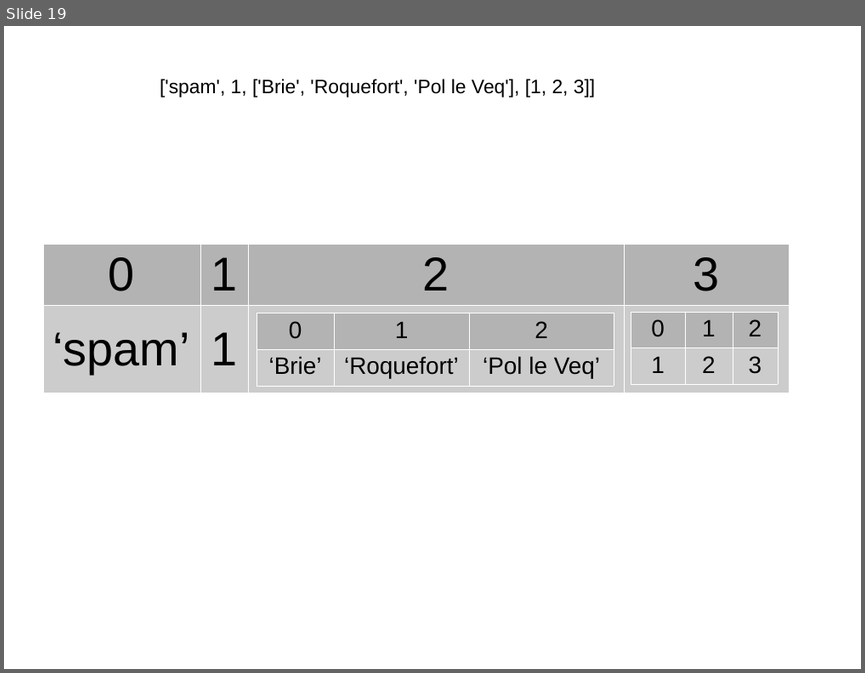
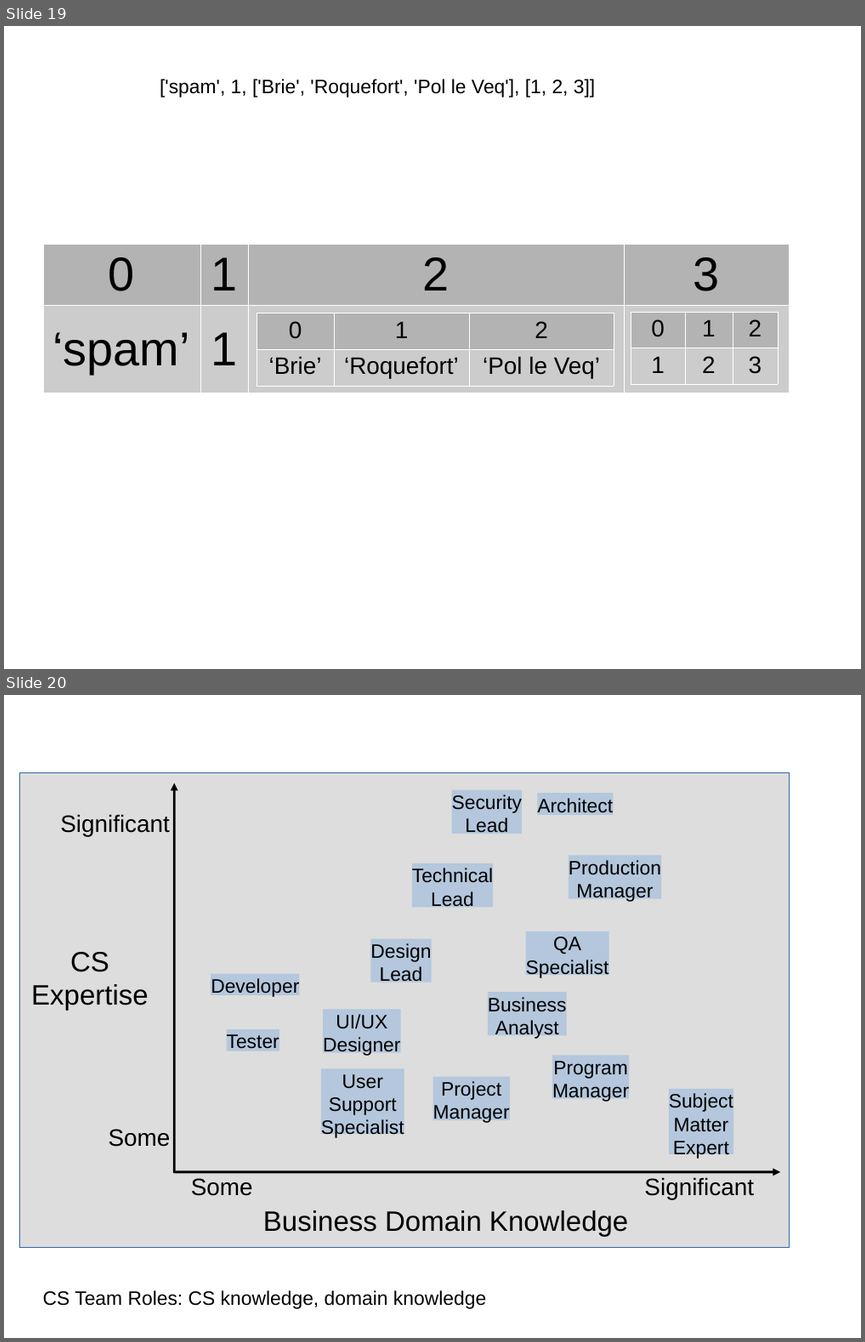
Before and after one commit to DaveRead/python-intro-book, a slide deck: figs2/PythonBookImages.odp. Shown one above the other, each under a label of ours: slide 19 before the commit, slides 19 and 20 after it. The pictures are 865x673 and 865x1342 pixels, drawn with LibreOffice and Linux fonts; fonts in the diff are those of the drawing. Boxes give left, top, right and bottom in pixels: in the first picture for what was removed or moved away, otherwise in the second. Text is boxed around its words. In the diff, an @@ line names an element or a change of style, - is before the commit and + after.

```diff
--- a/figs2/PythonBookImages.odp
+++ b/figs2/PythonBookImages.odp
@@ slide 20 added at box(4, 695, 861, 1338), background #FFFFFF @@
@@ rectangle added at box(19, 772, 789, 1247), fill #DDDDDD, outline #3465A4 0 pt @@
@@ arrow added from (174, 1173) to (174, 783), #000000 2.3 pt @@
@@ rectangle added at box(452, 790, 522, 834), fill #B4C7DC, 18 pt, text #000000 @@
+Security
+Lead
@@ rectangle added at box(537, 793, 613, 815), fill #B4C7DC, 18 pt, text #000000 @@
+Architect
@@ text added at box(60, 814, 170, 836), 22 pt, text #000000 @@
+Significant
@@ rectangle added at box(412, 863, 493, 907), fill #B4C7DC, 18 pt, text #000000 @@
+Technical
+Lead
@@ rectangle added at box(568, 855, 662, 899), fill #B4C7DC, 18 pt, text #000000 @@
+Production
+Manager
@@ rectangle added at box(371, 938, 432, 982), fill #B4C7DC, 18 pt, text #000000 @@
+Design
+Lead
@@ rectangle added at box(526, 931, 609, 975), fill #B4C7DC, 18 pt, text #000000 @@
+QA
+Specialist
@@ text added at box(31, 952, 148, 1010), 26 pt, text #000000 @@
+CS
+Expertise
@@ rectangle added at box(211, 973, 300, 995), fill #B4C7DC, 18 pt, text #000000 @@
+Developer
@@ rectangle added at box(488, 992, 567, 1036), fill #B4C7DC, 18 pt, text #000000 @@
+Business
+Analyst
@@ rectangle added at box(323, 1009, 400, 1053), fill #B4C7DC, 18 pt, text #000000 @@
+UI/UX
+Designer
@@ rectangle added at box(227, 1029, 279, 1051), fill #B4C7DC, 18 pt, text #000000 @@
+Tester
@@ rectangle added at box(321, 1068, 404, 1134), fill #B4C7DC, 18 pt, text #000000 @@
+User
+Support
+Specialist
@@ rectangle added at box(433, 1077, 510, 1120), fill #B4C7DC, 18 pt, text #000000 @@
+Project
+Manager
@@ rectangle added at box(552, 1055, 629, 1099), fill #B4C7DC, 18 pt, text #000000 @@
+Program
+Manager
@@ rectangle added at box(669, 1089, 733, 1154), fill #B4C7DC, 18 pt, text #000000 @@
+Subject
+Matter
+Expert
@@ text added at box(109, 1129, 171, 1146), 22 pt, text #000000 @@
+Some
@@ arrow added from (174, 1172) to (781, 1172), #000000 2.3 pt @@
@@ text added at box(191, 1178, 253, 1196), 22 pt, text #000000 @@
+Some
@@ text added at box(644, 1177, 754, 1199), 22 pt, text #000000 @@
+Significant
@@ text added at box(263, 1210, 628, 1236), 26 pt, text #000000 @@
+Business Domain Knowledge
@@ text added at box(43, 1290, 486, 1309), 18 pt, text #000000 @@
+CS Team Roles: CS knowledge, domain knowledge
```
Also in this commit, not shown: 5 other files.
